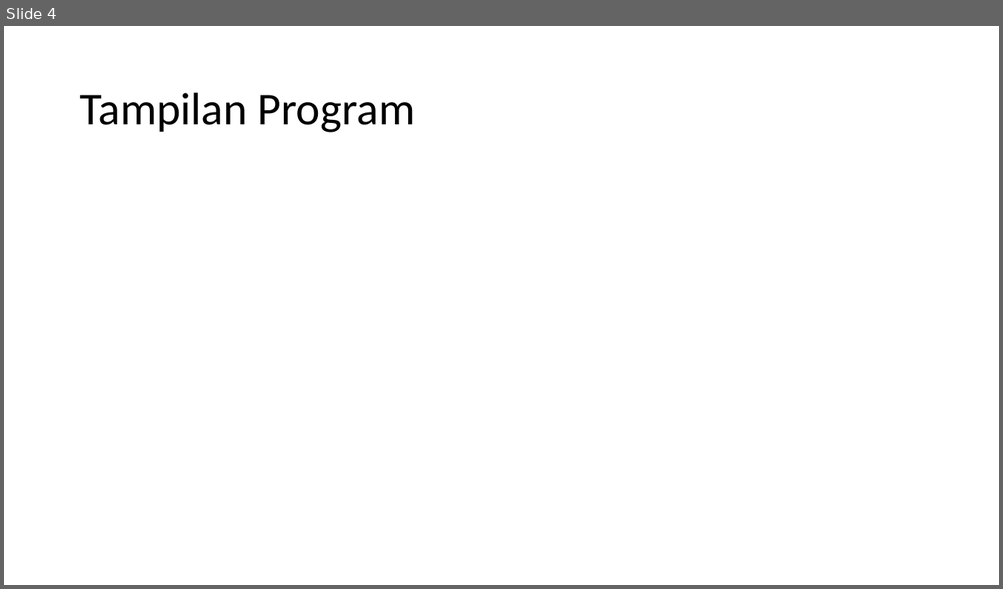
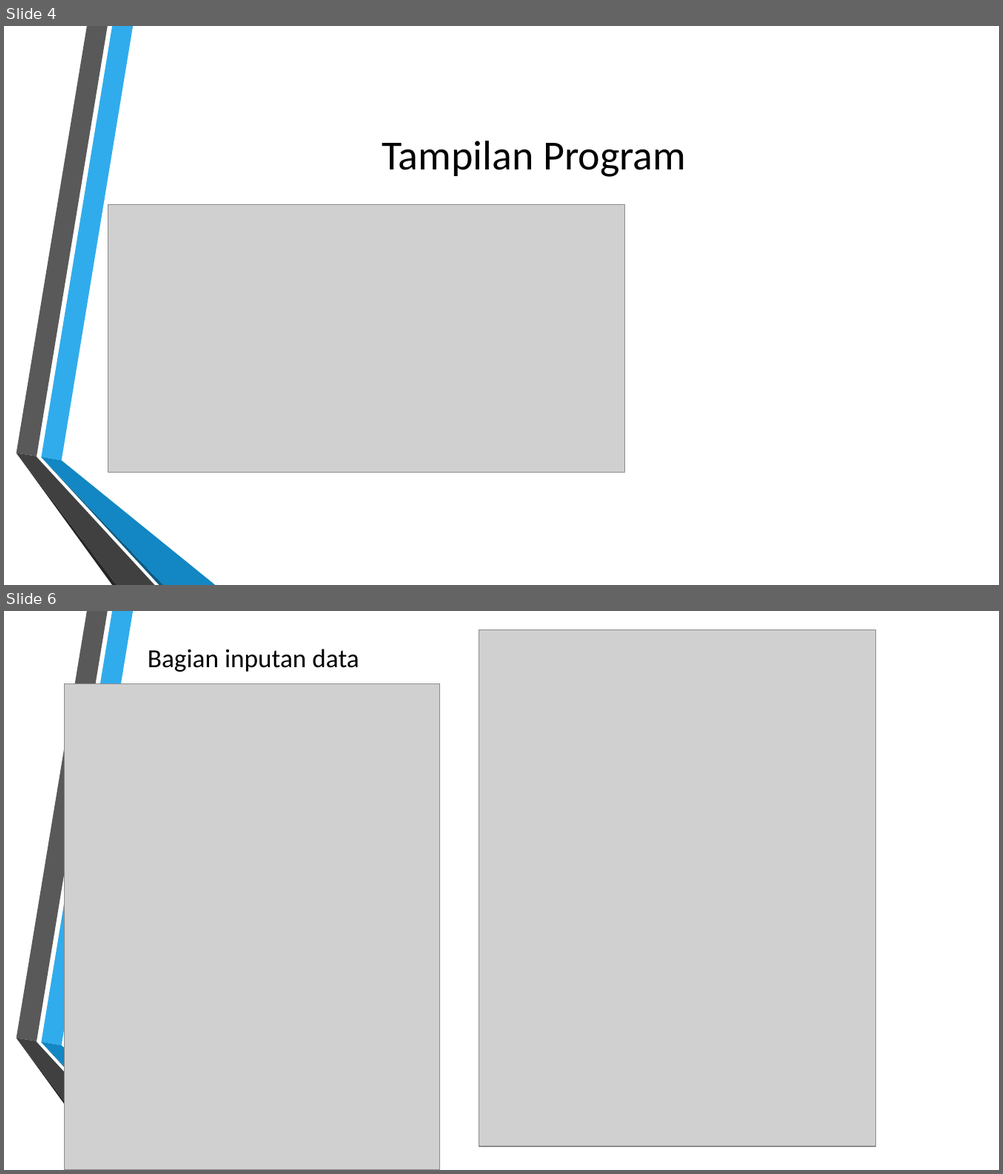
Before and after one commit to DDragoonz/Tugas-Besar, a slide deck: TB/Presentation1.pptx. Shown one above the other, each under a label of ours: slide 4 before the commit, slides 4 and 6 after it; the slides between them are not shown. The pictures are 1003x589 and 1003x1174 pixels, drawn with LibreOffice and Linux fonts; fonts in the diff are those of the drawing; grey boxes stand for pictures; background and template pictures are left out. Boxes give left, top, right and bottom in pixels: in the first picture for what was removed or moved away, otherwise in the second. Text is boxed around its words. In the diff, an @@ line names an element or a change of style, - is before the commit and + after.

```diff
--- a/TB/Presentation1.pptx
+++ b/TB/Presentation1.pptx
@@ slide 6 added at (4,611,999,1170), background picture (left out); not listed: 6 template elements that a slide beside it also shows @@
@@ picture added at (478,629,876,1147) @@
@@ title added at (148,649,358,672), 25.2 pt, text #000000 @@
+Bagian inputan data
@@ picture added at (65,684,441,1170) @@
@@ slide 4 changed as well @@
@@ title "Tampilan Program": place and size @@
-title "Tampilan Program" at (79,93,415,133)
+title "Tampilan Program" at (381,141,686,177)
@@ title "Tampilan Program" at (381,141,686,177): size 44 to 40 pt; alignment left to centre; line spacing 0.9 to 1 @@
@@ picture added at (108,204,624,472) @@
@@ group added at (16,26,215,585): 6 freeform shapes @@
```
Also in this commit, not shown: 2 other slides changed, 9 other slides added, 1 slide removed.
